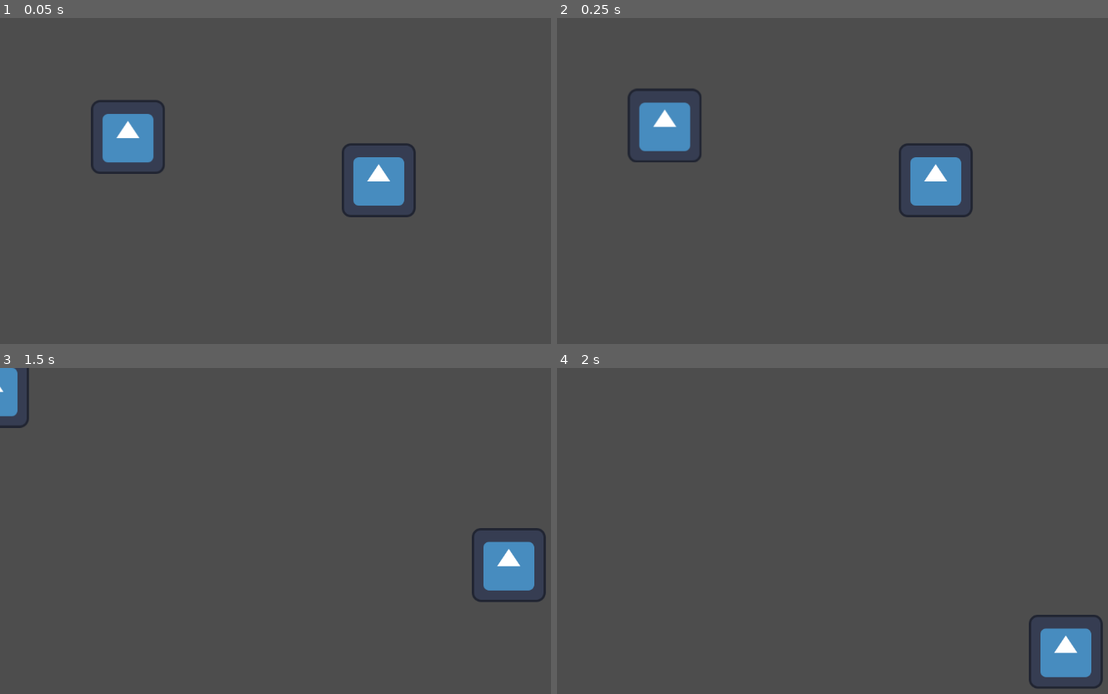
Above: before the commit, frames 1-4 (two rows, left to right).
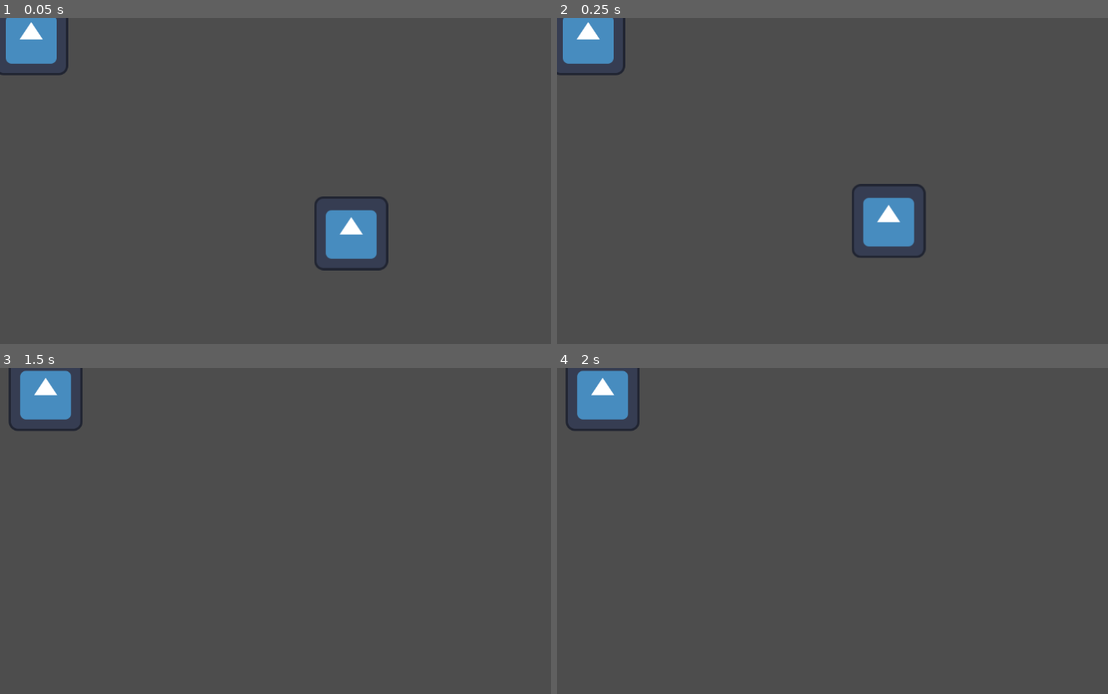
Above: after the commit, the same moments.

Repository: Nineteenn1/catsgame
Game: Godot game, scene res://scenes/main.tscn
The game is run twice, just before and just after one commit, with the same random seed, the same clock (stepped at 60 frames per second) and the same inputs. The engine's default icon, where the game draws it, is replaced by a stand-in: a white triangle on a blue panel in a dark square.
Inputs (mouse positions are in pixels of both pictures, inside the frame that each line leads up to):
- Up to frame 1 (0.05 s): no input
- Up to frame 2 (0.25 s): no input
- Up to frame 3 (1.5 s): move the mouse to (479, 537) at 0.52 s; hold D (RIGHT) 0.53-1.28 s; click (479, 537) at 0.6 s; move the mouse to (198, 573) at 1.27 s; hold S (DOWN) from 1.28 s (still down); click (198, 573) at 1.35 s
- Up to frame 4 (2 s): keep holding S (DOWN)

The runs differ from the first frame. In frame 1, 6.7% of the frame differs, in the area x 0-76%, y 0-78%; in frame 2, 6.7%; in frame 3, 3.9%; in frame 4, 3.4%.

Commit message:
chasing fix, health points, lubudubu

Diff:
--- a/cats/project.godot
+++ b/cats/project.godot
@@ -41,3 +41,8 @@
 , Object(InputEventKey,"resource_local_to_scene":false,"resource_name":"","device":-1,"window_id":0,"alt_pressed":false …(186 unchanged characters)…
 ]
 }
+SHOOT={
+"deadzone": 0.5,
+"events": [Object(InputEventMouseButton,"resource_local_to_scene":false,"resource_name":"","device":-1,"window_id":0,"alt_pressed":false,"shift_pressed":false,"ctrl_pressed":false,"meta_pressed":false,"button_mask":0,"position":Vector2(0, 0),"global_position":Vector2(0, 0),"factor":1.0,"button_index":1,"canceled":false,"pressed":false,"double_click":false,"script":null)
+]
+}
--- a/cats/scenes/main.tscn
+++ b/cats/scenes/main.tscn
@@ -7,20 +7,21 @@
 [node name="Node2D" type="Node2D"]
 
 [node name="cat" type="CharacterBody2D" parent="."]
+position = Vector2(54, 34)
 script = ExtResource("1_mi3io")
 
 [node name="Sprite2D" type="Sprite2D" parent="cat"]
-position = Vector2(655, 281)
+position = Vector2(0, 1)
 texture = ExtResource("2_8qjsf")
 
 [node name="CollisionShape2D" type="CollisionShape2D" parent="cat"]
 
 [node name="rat" type="CharacterBody2D" parent="."]
-position = Vector2(619, 348)
+position = Vector2(614, 385)
 script = ExtResource("3_74ry7")
 
 [node name="Sprite2D" type="Sprite2D" parent="rat"]
-position = Vector2(-389, -137)
+position = Vector2(2, -7)
 texture = ExtResource("2_8qjsf")
 
 [node name="CollisionShape2D" type="CollisionShape2D" parent="rat"]
--- a/cats/scripts/cat.gd
+++ b/cats/scripts/cat.gd
@@ -4,6 +4,8 @@
 const SPEED = 300.0
 const JUMP_VELOCITY = -400.0
 
+
+@onready var rat_node = get_parent().get_node("rat")
 
 func _physics_process(delta: float) -> void:
 
@@ -22,4 +24,13 @@
 	else:
 		velocity.y = move_toward(velocity.y, 0, SPEED)
 
+
+
+func _input(InputEvent) -> void:
+	if Input.is_action_just_pressed("SHOOT"):
+		if rat_node:
+			rat_node.takeDamage(50)
+			print(rat_node.health)
+
+
 	move_and_slide()
--- a/cats/scripts/rat.gd
+++ b/cats/scripts/rat.gd
@@ -3,10 +3,20 @@
 
 const SPEED = 200.0
 
+var health = 100
+
 @onready var cat_node = get_parent().get_node("cat")
 
-var cat_position = Vector2(0,0)
-var cat_velocity = Vector2(0,0)
+@onready var cat_position = cat_node.get("position")
+@onready var cat_velocity = cat_node.get("velocity")
+
+func takeDamage(damage: int):
+	health -= damage
+
+func die():
+	# particle animation
+	queue_free()
+	pass
 
 func _process(delta: float) -> void:
 	cat_position = cat_node.get("position")
@@ -15,4 +25,11 @@
 func _physics_process(delta: float) -> void:
 	velocity = global_position.direction_to(cat_position) * SPEED
 
+	print("cat pos: " + str(cat_position.x) + ", " + str(cat_position.y))
+	print("rat pos: " + str(position.x) + ", " + str(position.y))
+
+	if health == 0:
+		die()
+
+	#if not (position == cat_position):
 	move_and_slide()
